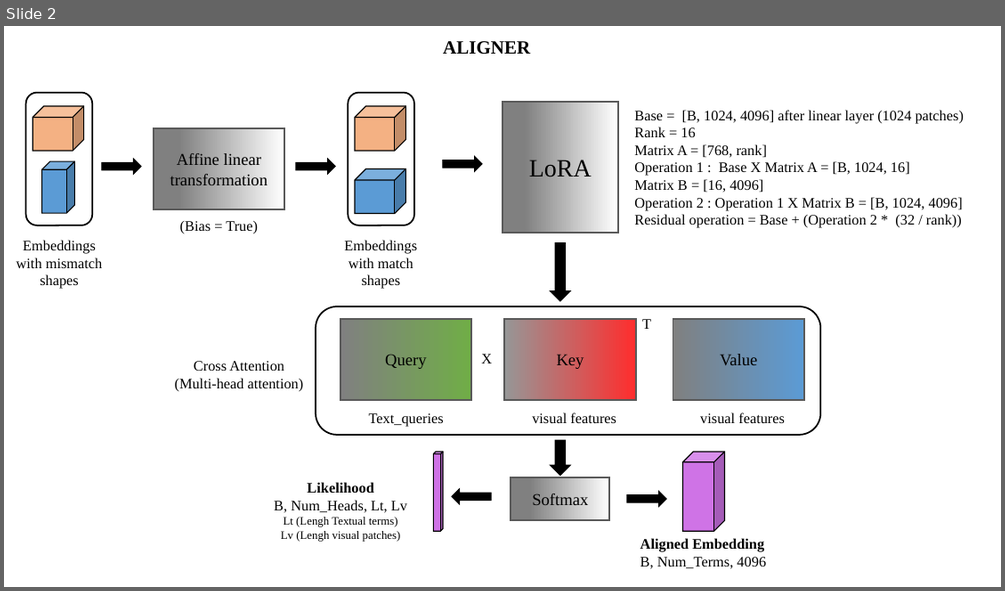
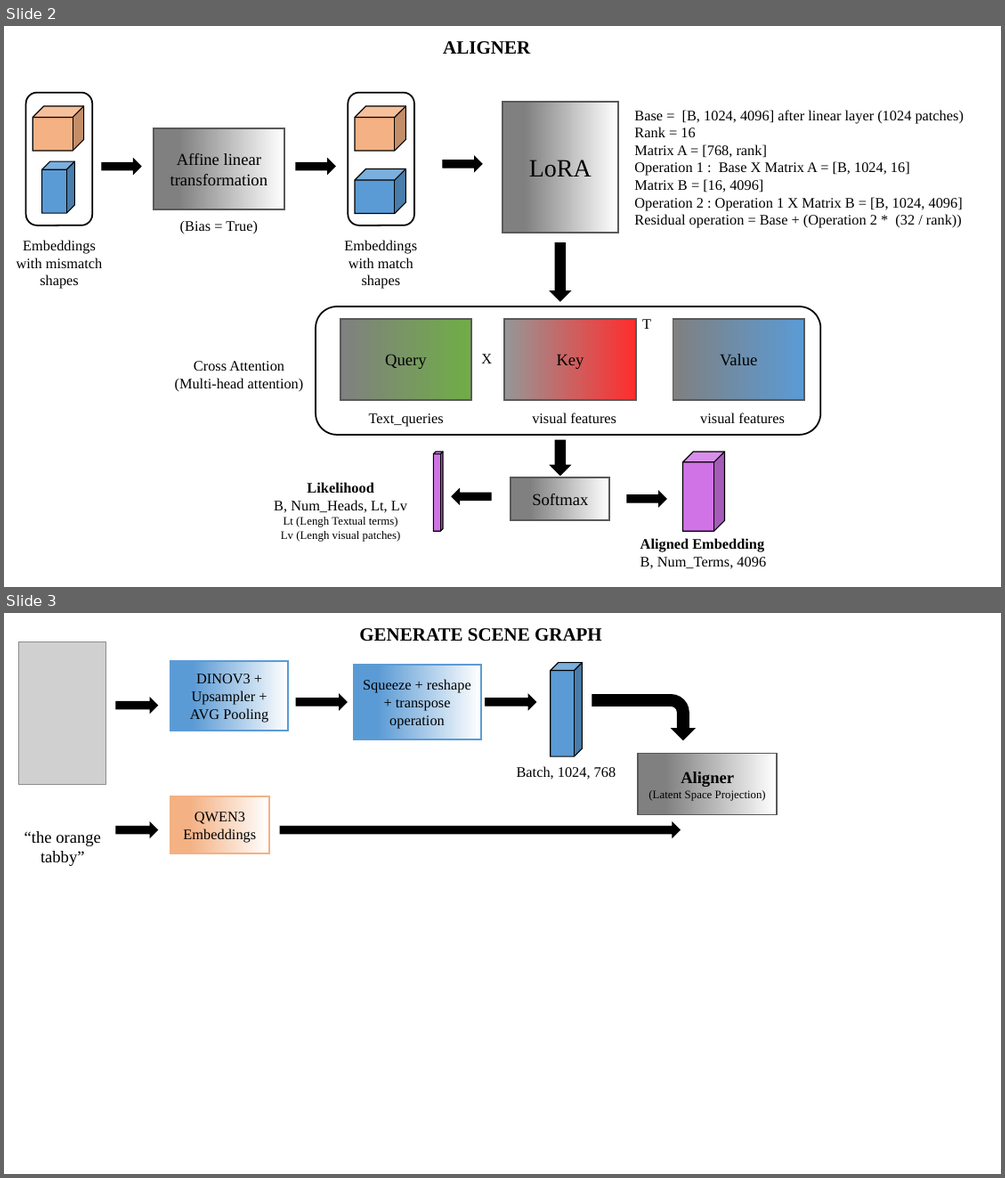
Before and after one commit to GabrielFerrante/SceneEmbed-Up, a slide deck: Diagram.pptx. Shown one above the other, each under a label of ours: slide 2 before the commit, slides 2 and 3 after it. The pictures are 1005x591 and 1005x1178 pixels, drawn with LibreOffice and Linux fonts; fonts in the diff are those of the drawing; grey boxes stand for pictures. Boxes give left, top, right and bottom in pixels: in the first picture for what was removed or moved away, otherwise in the second. Text is boxed around its words. In the diff, an @@ line names an element or a change of style, - is before the commit and + after.

Commit message:
fix generation graph

```diff
--- a/Diagram.pptx
+++ b/Diagram.pptx
@@ slide 3 added at (4,613,1001,1174), background #FFFFFF @@
@@ text added at (359,628,602,641), 18 pt, text #000000, bold @@
+GENERATE SCENE GRAPH
@@ picture added at (19,641,106,784) @@
@@ rectangle added at (170,661,288,730), fill gradient #5B9BD5 to #FFFFFF, outline #5B9BD5 1.5 pt, 14 pt, text #000000 @@
+DINOV3 + Upsampler + AVG Pooling
@@ rectangle added at (353,665,481,740), fill gradient #5B9BD5 to #FFFFFF, outline #5B9BD5 1.5 pt, 14 pt, text #000000 @@
+Squeeze + reshape + transpose operation
@@ cube added at (550,662,582,756), fill #5B9BD5, outline #000000 1 pt @@
@@ right arrow added at (116,698,157,714), fill #000000, outline #000000 1 pt @@
@@ right arrow added at (297,695,348,709), fill #000000, outline #000000 1 pt @@
@@ right arrow added at (485,695,536,709), fill #000000, outline #000000 1 pt @@
@@ bent arrow added at (592,695,695,739), fill #000000, outline #000000 1 pt @@
@@ text added at (517,766,616,779), 14 pt, text #000000 @@
+Batch, 1024, 768
@@ rectangle added at (638,753,777,814), fill gradient #808080 to #FFFFFF, outline #595959 1.5 pt, 11 pt, text #000000 @@
+Aligner
+(Latent Space Projection)
@@ rectangle added at (170,796,269,854), fill gradient #F4B183 to #FFFFFF, outline #F4B183 1.5 pt, 14 pt, text #000000 @@
+QWEN3 Embeddings
@@ right arrow added at (116,822,157,837), fill #000000, outline #000000 1 pt @@
@@ right arrow added at (280,822,680,837), fill #000000, outline #000000 1 pt @@
@@ text added at (24,831,101,866), 16 pt, text #000000 @@
+“the orange tabby”
```
Also in this commit, not shown: 2 other files.
